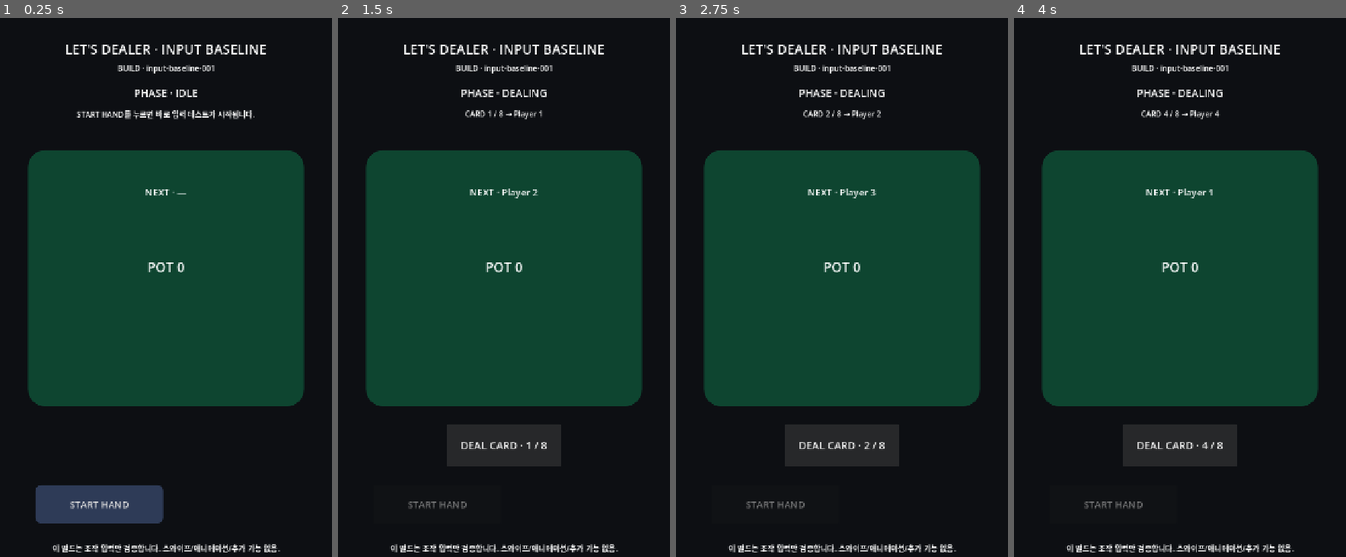
Above: before the commit, frames 1-4 (left to right).
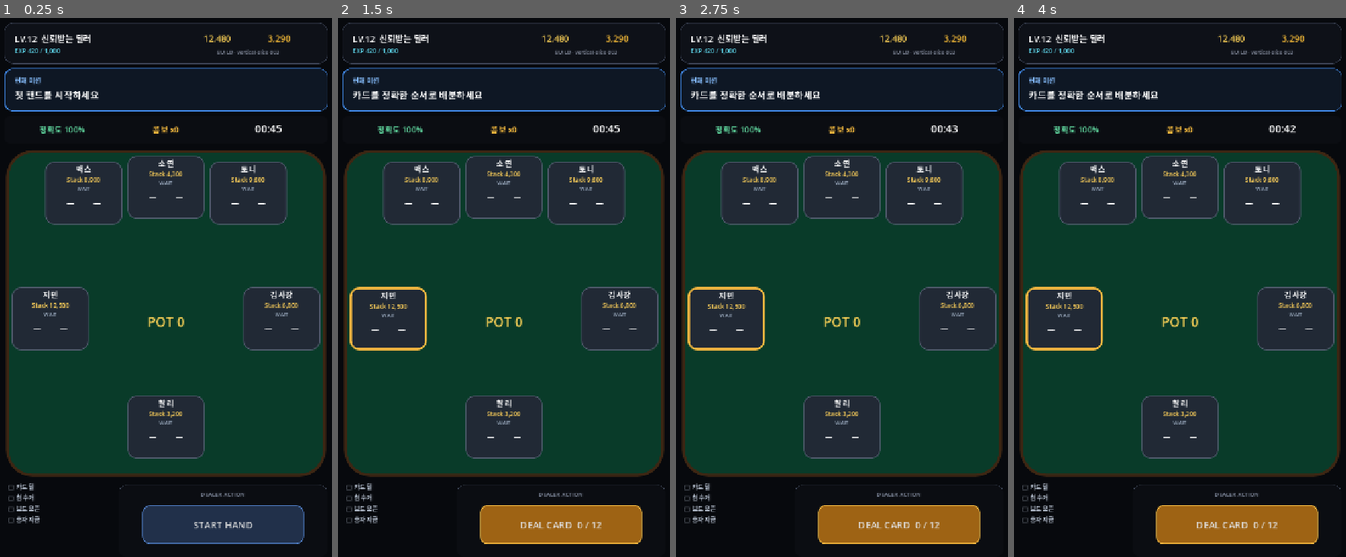
Above: after the commit, the same moments.

Repository: Queenrain9/lets-dealer
Game: Godot game, scene res://scenes/dealer_vertical_slice.tscn
Same seed, same stepped clock (60 frames per second), same inputs: the game is played once before the commit and once after it. Before the commit the project starts from res://scenes/input_baseline.tscn.
Inputs (mouse positions are in pixels of both pictures, inside the frame that each line leads up to):
- Up to frame 1 (0.25 s): no input
- Up to frame 2 (1.5 s): click "START HAND" at 0.5 s; click (504, 443) at 1.25 s, where only the run before the commit has a clickable "DEAL CARD · 0 / 8"
- Up to frame 3 (2.75 s): click (842, 443) at 2 s, where only the run before the commit has a clickable "DEAL CARD · 1 / 8"
- Up to frame 4 (4 s): click (1180, 443) at 2.75 s, where only the run before the commit has a clickable "DEAL CARD · 2 / 8"; click (1180, 443) at 3.5 s, where only the run before the commit has a clickable "DEAL CARD · 3 / 8"

The runs differ from the first frame. In frame 1, 42% of the frame differs, in the area x 1-99%, y 0-100%; in frame 2, 39%; in frame 3, 39%; in frame 4, 39%.

Commit message:
feat: make dealer vertical slice the default scene

Diff:
--- a/project.godot
+++ b/project.godot
@@ -7,7 +7,7 @@
 
 config/name="LET'S DEALER"
 config/description="Mobile dealer-action game core gameplay prototype"
-run/main_scene="res://scenes/input_baseline.tscn"
+run/main_scene="res://scenes/dealer_vertical_slice.tscn"
 config/features=PackedStringArray("4.7", "GL Compatibility")
 
 [display]
